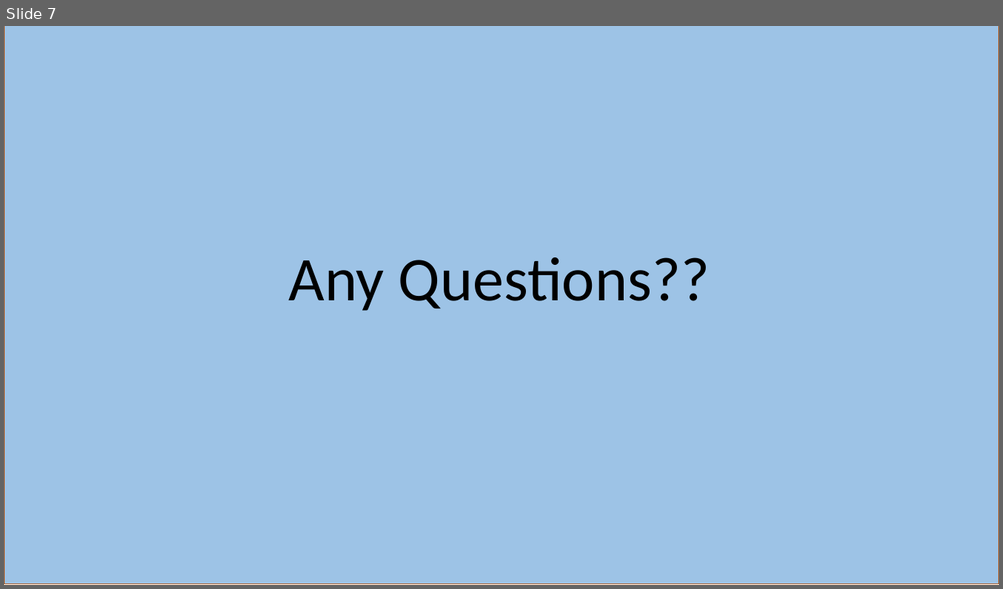
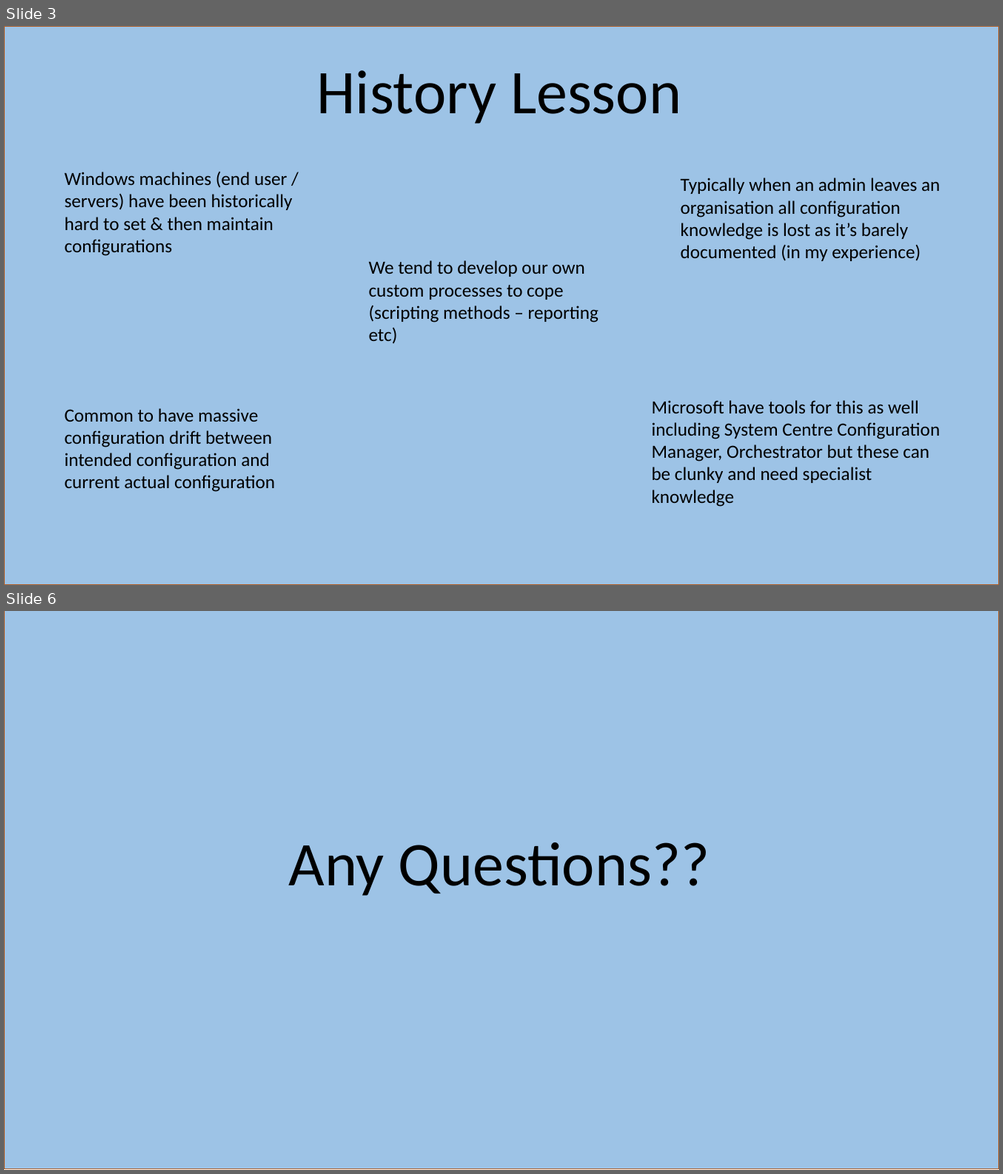
Before and after one commit to kilasuit/Presentations, a slide deck: DevOpsMCR/DevOps for a Microsoft guy - is it really possible.pptx. Shown one above the other, each under a label of ours: slide 7 before the commit, slides 3 and 6 after it; the slides between them are not shown. The pictures are 1003x589 and 1003x1174 pixels, drawn with LibreOffice and Linux fonts; fonts in the diff are those of the drawing. Boxes give left, top, right and bottom in pixels: in the first picture for what was removed or moved away, otherwise in the second. Text is boxed around its words. In the diff, an @@ line names an element or a change of style, - is before the commit and + after.

```diff
--- a/DevOpsMCR/DevOps for a Microsoft guy - is it really possible.pptx
+++ b/DevOpsMCR/DevOps for a Microsoft guy - is it really possible.pptx
@@ slide 3 added at box(4, 26, 999, 585), background #FFFFFF @@
@@ rectangle added at box(4, 26, 999, 585), fill #9DC3E6, outline #AF5C24 1 pt @@
@@ title added at box(316, 70, 681, 124), 60 pt, text #000000 @@
+History Lesson
@@ text added at box(65, 172, 293, 256), 18 pt, text #000000 @@
+Windows machines (end user / servers) have been historically hard to set & then maintain configurations
@@ text added at box(680, 178, 939, 261), 18 pt, text #000000 @@
+Typically when an admin leaves an organisation all configuration knowledge is lost as it’s barely documented (in my experience)
@@ text added at box(369, 261, 598, 344), 18 pt, text #000000 @@
+We tend to develop our own custom processes to cope (scripting methods – reporting etc)
@@ text added at box(652, 400, 939, 507), 18 pt, text #000000 @@
+Microsoft have tools for this as well including System Centre Configuration Manager, Orchestrator but these can be clunky and need specialist knowledge
@@ text added at box(65, 409, 275, 492), 18 pt, text #000000 @@
+Common to have massive configuration drift between intended configuration and current actual configuration
@@ what was slide 7 is now slide 6 @@
```
Also in this commit, not shown: 2 slides changed, 3 other slides added, 4 slides removed.
